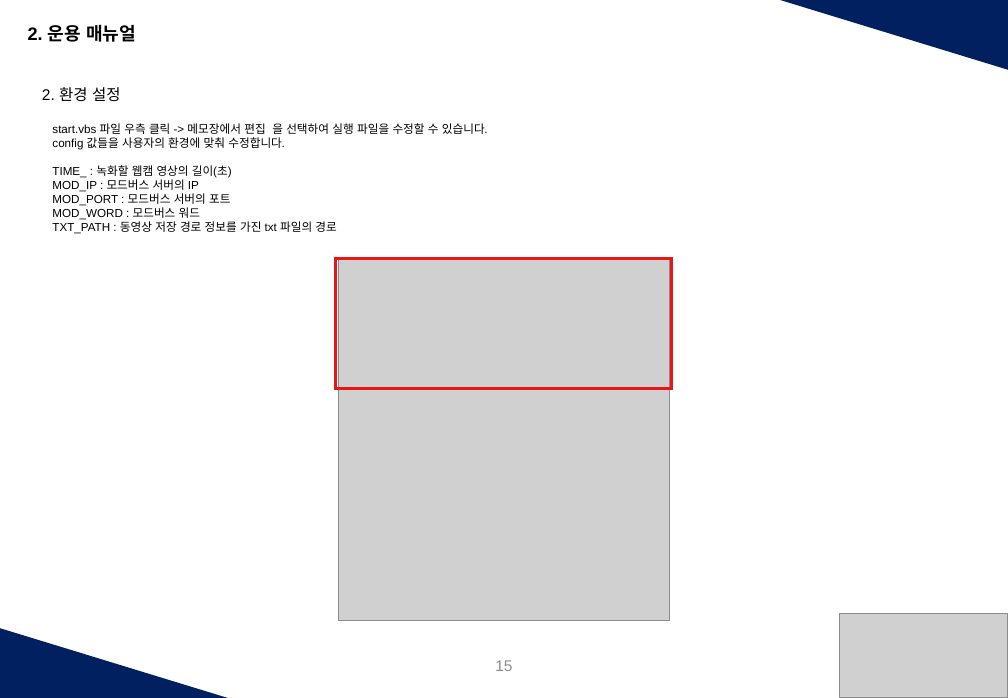
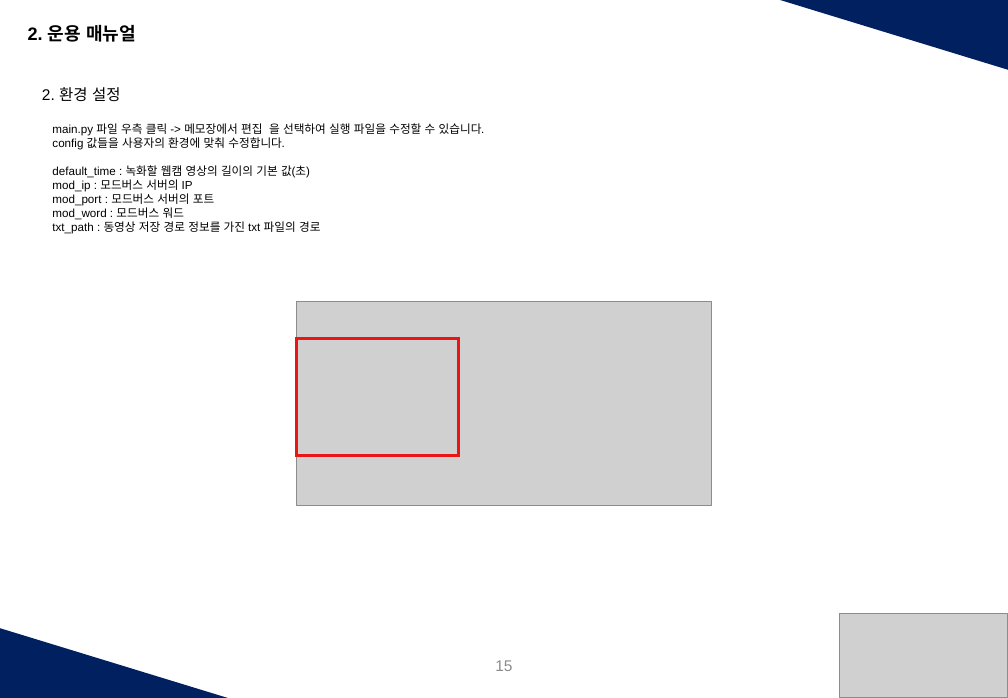
Before and after one commit to handalab01kim/nodetest, a slide deck: slide 15 of release/웹캠녹화매뉴얼_Handalab_ver1.1.pptx. Drawn at 1008x698 pixels with LibreOffice and Linux fonts; fonts in the diff are those of the drawing; grey boxes stand for pictures. Boxes give left, top, right and bottom in pixels: in the first picture for what was removed or moved away, otherwise in the second. Text is boxed around its words. In the diff, an @@ line names an element or a change of style, - is before the commit and + after.

```diff
--- a/release/웹캠녹화매뉴얼_Handalab_ver1.1.pptx
+++ b/release/웹캠녹화매뉴얼_Handalab_ver1.1.pptx
@@ text at bbox=[52, 123, 485, 136]: text changed @@
-start.vbs 파일 우측 클릭 -> 메모장에서 편집 을 선택하여 실행 파일을 수정할 수 있습니다.
+main.py 파일 우측 클릭 -> 메모장에서 편집 을 선택하여 실행 파일을 수정할 수 있습니다.
@@ text at bbox=[52, 165, 320, 234]: text changed @@
-TIME_ : 녹화할 웹캠 영상의 길이(초)
-MOD_IP : 모드버스 서버의 IP
-MOD_PORT : 모드버스 서버의 포트
-MOD_WORD : 모드버스 워드
-TXT_PATH : 동영상 저장 경로 정보를 가진 txt 파일의 경로
+default_time : 녹화할 웹캠 영상의 길이의 기본 값(초)
+mod_ip : 모드버스 서버의 IP
+mod_port : 모드버스 서버의 포트
+mod_word : 모드버스 워드
+txt_path : 동영상 저장 경로 정보를 가진 txt 파일의 경로
@@ picture removed at bbox=[339, 257, 669, 621] @@
@@ picture added at bbox=[297, 302, 712, 505] @@
@@ rectangle: place and size @@
-rectangle at bbox=[336, 258, 672, 388]
+rectangle at bbox=[297, 339, 459, 456]
```
Also in this commit, not shown: 3 other slides changed, 7 other files.
